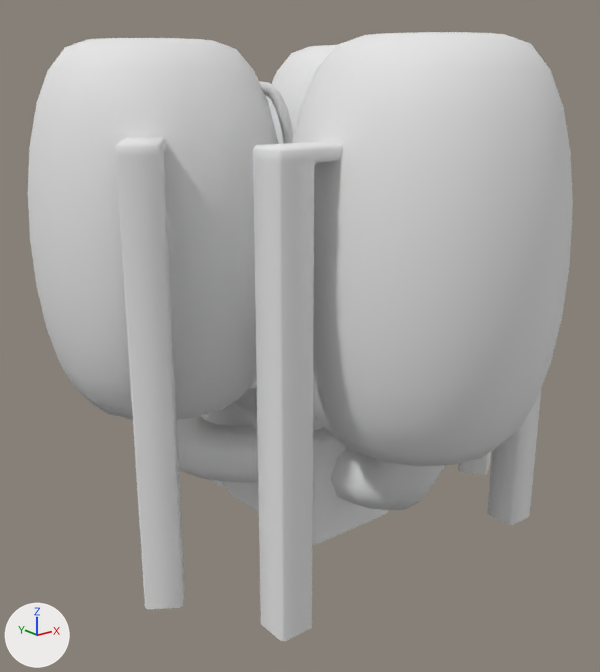
Two versions of the FBX model Projects/FloatingIsland/Assets/Objects/Silo/Meshes/Silo.fbx, one commit apart.
Camera for both pictures: a 50 mm lens placed at (-1.557, -1.854, 1.342), pointed at (-0.082, -0.011, 0.604). Arrows for +X, +Y and +Z are at lower left; the lights stay in place. Vertices at the same position are counted once.

Names of what the first picture shows: 'Building', 'Silo1', 'Silo2', 'Silo3', 'ThickPipe1', 'ThickPipe2', 'ThinPipe3'.
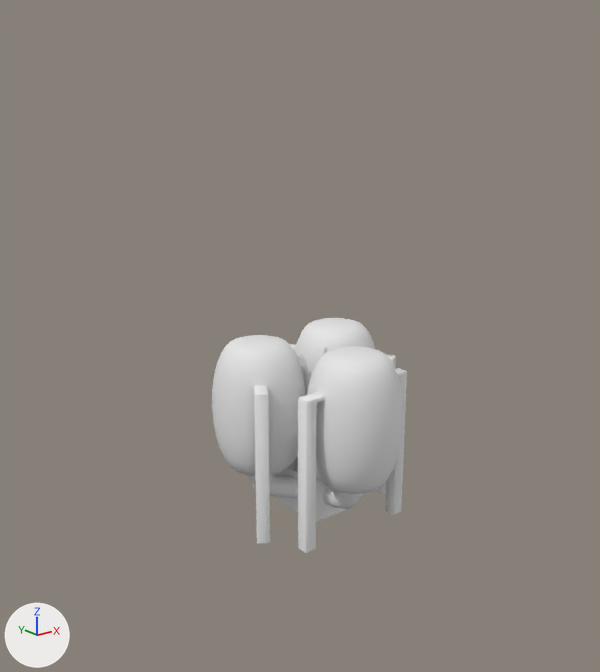
What changed in the scene script:
```text
Change me_cubeziercurve:
    where me_cubeziercurve.from_pydata(...)  # 120 vertices, 112 faces; spans x -1.6..1.6, y 37.8..132.9, z -13.6..-1.3
    used by ob_thinpipe3; location = (-0.037, 0.026, 0.0); rotation_euler = (1.571, 0.0, 0.977), in degrees (90, 0, 56); scale = (0.01, 0.01, 0.01)
    me_cubeziercurve part 1: the whole mesh is scaled about the mesh origin by 0.4
Change me_cubeziercircle:
    used by ob_silo2; location = (0.391, 0.258, 0.0); rotation_euler = (1.571, 0.0, 2.123), in degrees (90, 0, 122); scale = (0.00258, 0.00258, 0.00258)
    remove me_cubeziercircle.from_pydata(...)  # 288 vertices, 266 faces; spans x -194.0..194.0, y 0.0..555.0, z -141.0..141.0
    add me_cubeziercircle.from_pydata(...)  # 252 vertices, 226 faces; spans x -20.0..20.0, y 0.0..57.0, z -15.0..15.0
    me_cubeziercircle part 3: the loose piece of 208 vertices spanning x -141.0..141.0, y 155.0..555.0, z -141.0..141.0 is scaled about the mesh origin by 0.103
    me_cubeziercircle part 4: a new loose piece of 44 vertices spanning x -20.0..20.0, y 0.0..48.0, z -2.0..2.0, in mat_material_002 (white #e7e7e7)
    me_cubeziercircle part 5: 80 vertices removed from x -194.0..194.0, y 0.0..465.0, z -19.0..20.0
Change me_cubeziercurve_001:
    where me_cubeziercurve_001.from_pydata(...)  # 64 vertices, 56 faces; spans x -9.3..9.3, y 10.6..40.0, z -50.6..-7.5
    used by ob_thickpipe1; location = (0.0, 0.0, 0.0); rotation_euler = (1.571, 0.0, -3.142), in degrees (90, 0, -180); scale = (0.01, 0.01, 0.01)
    me_cubeziercurve_001 part 2: the whole mesh is scaled about the mesh origin by 0.4
Change me_cube_001:
    used by ob_building; location = (0.0, 0.0, 0.169); rotation_euler = (1.571, 0.0, -3.142), in degrees (90, 0, -180); scale = (0.00169, 0.00169, 0.00169)
    remove me_cube_001.from_pydata(...)  # 86 vertices, 73 faces; spans x -100.0..100.0, y -100.0..158.0, z -100.0..258.0
    add me_cube_001.from_pydata(...)  # 52 vertices, 36 faces; spans x -7.0..7.0, y 0.0..17.0, z -7.0..17.0
    me_cube_001 part 6: the whole mesh is rebuilt
Change ob_thinpipe3:
    ob_thinpipe3.location: (-0.037, 0.026, 0.0) -> (-0.015, 0.011, 0.0)
Change ob_silo2:
    ob_silo2.location: (0.391, 0.258, 0.0) -> (0.156, 0.103, 0.0)
    ob_silo2.scale: (0.00258, 0.00258, 0.00258) -> (0.01, 0.01, 0.01)
Change ob_silo3:
    ob_silo3.location: (0.0, -0.414, 0.0) -> (0.0, -0.165, 0.0)
    ob_silo3.scale: (0.00258, 0.00258, 0.00258) -> (0.01, 0.01, 0.01)
Change ob_silo1:
    ob_silo1.location: (-0.383, 0.258, 0.0) -> (-0.153, 0.103, 0.0)
    ob_silo1.scale: (0.00258, 0.00258, 0.00258) -> (0.01, 0.01, 0.01)
Change ob_thickpipe2:
    ob_thickpipe2.location: (-0.052, 0.036, 0.0) -> (-0.021, 0.014, 0.0)
Change ob_building:
    ob_building.location: (0.0, 0.0, 0.169) -> (0.0, 0.0, 0.0)
    ob_building.scale: (0.00169, 0.00169, 0.00169) -> (0.01, 0.01, 0.01)
```

Pixel boxes [x1, y1, x2, y2] of what changed, in the pictures (600 x 672 px; the box of a moved part takes in the faces that stretch with it):
'Silo3', reshaped, moved, rescaled (66% narrower, 66% shorter): before [253, 32, 573, 641]; after [298, 346, 407, 553]
'Silo1', reshaped, moved, rescaled (63% narrower, 63% shorter): before [28, 38, 278, 609]; after [212, 335, 305, 543]
'Building', reshaped, moved, rescaled (61% narrower, 59% shorter): before [204, 387, 388, 546]; after [274, 457, 346, 522]
'Silo2', reshaped, moved, rescaled: before [249, 45, 491, 475]; after [289, 318, 396, 494]
'ThickPipe2', mesh rescaled, moved: before [176, 416, 258, 483]; after [248, 474, 298, 498]
'ThickPipe1', mesh rescaled (64% narrower, 62% shorter): before [330, 448, 444, 510]; after [323, 486, 363, 509]
'ThinPipe3', mesh rescaled, moved: before [259, 81, 294, 143]; after [296, 354, 310, 392]
'ThinPipe2', mesh rescaled (not visible before): after [320, 346, 326, 358]
part 1 of me_cubeziercurve, moved or reshaped: before [259, 81, 294, 143]; after [296, 346, 326, 392]
part 2 of me_cubeziercurve_001, moved or reshaped: before [176, 416, 444, 510]; after [248, 474, 363, 509]
part 3 of me_cubeziercircle, moved or reshaped: before [28, 32, 573, 466]; after [212, 318, 403, 494]
part 4 of me_cubeziercircle, added: after [252, 344, 407, 553]
part 5 of me_cubeziercircle, deleted: before [115, 137, 541, 641]
